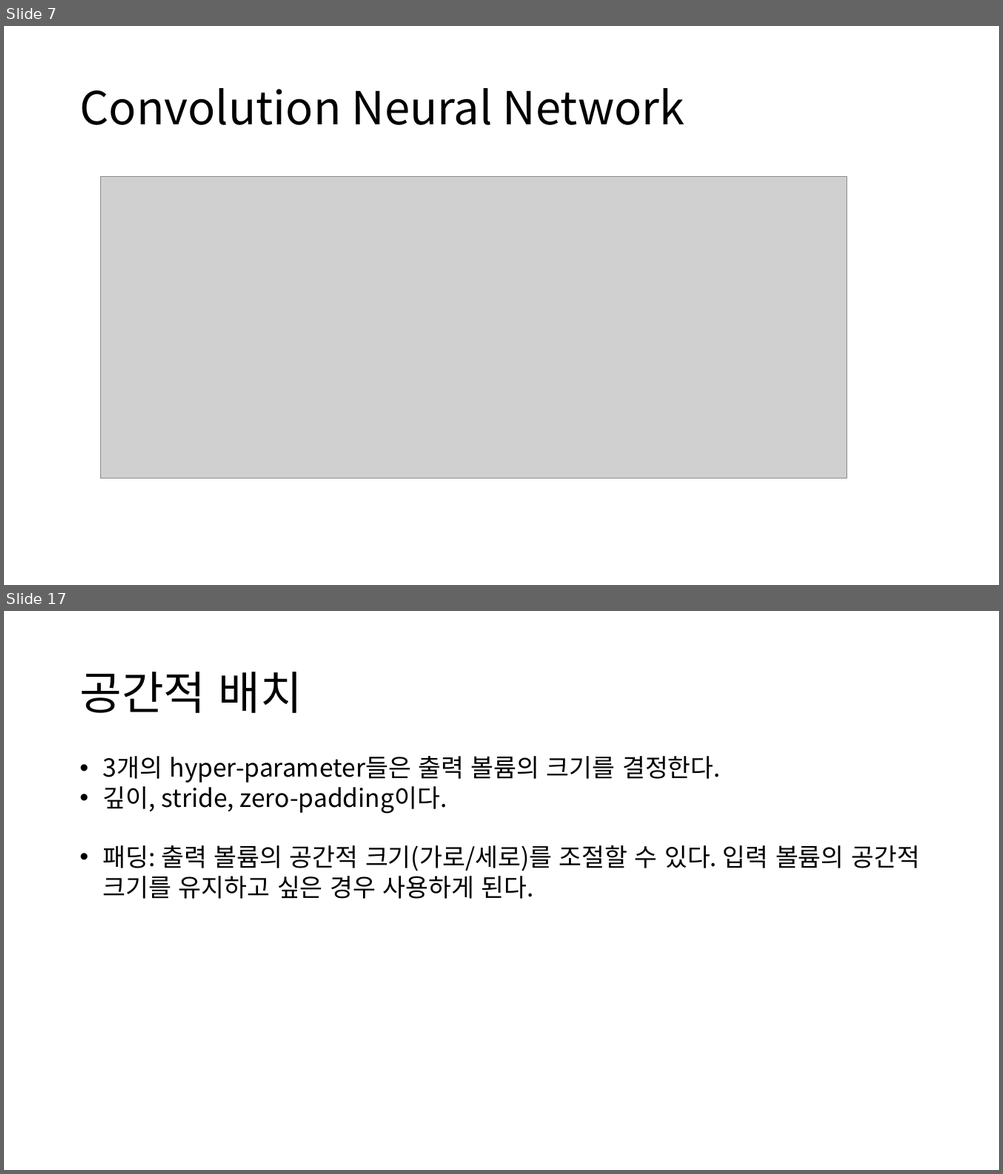
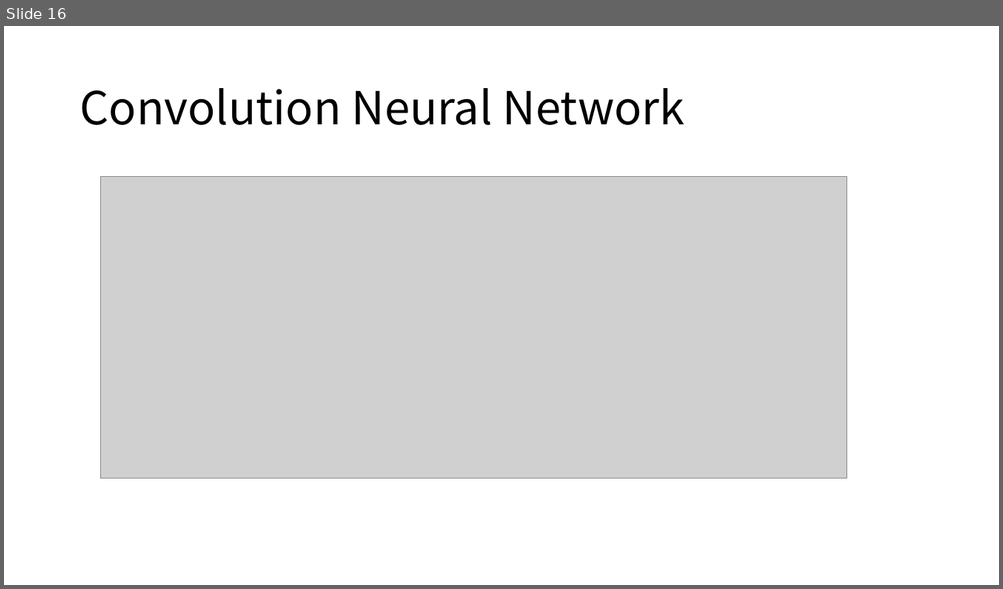
Before and after one commit to hahyeonsook/ai, a slide deck: lab/발표자료/reCNNs(2)_190723.pptx. Shown one above the other, each under a label of ours: slides 7 and 17 before the commit, slide 16 after it; the slides between them are not shown. The pictures are 1003x1174 and 1003x589 pixels, drawn with LibreOffice and Linux fonts; fonts in the diff are those of the drawing; grey boxes stand for pictures. Boxes give left, top, right and bottom in pixels: in the first picture for what was removed or moved away, otherwise in the second. Text is boxed around its words. In the diff, an @@ line names an element or a change of style, - is before the commit and + after.

```diff
--- a/lab/발표자료/reCNNs(2)_190723.pptx
+++ b/lab/발표자료/reCNNs(2)_190723.pptx
@@ slide 17 removed at box(4, 611, 999, 1170), background #FFFFFF @@
@@ title removed at box(79, 672, 302, 713) @@
-공간적 배치
@@ text removed at box(103, 756, 919, 899) @@
-• 3개의 hyper-parameter들은 출력 볼륨의 크기를 결정한다.
-• 깊이, stride, zero-padding이다.
-• 패딩: 출력 볼륨의 공간적 크기(가로/세로)를 조절할 수 있다. 입력 볼륨의 공간적 크기를 유지하고 싶은 경우 사용하게 된다.
@@ what was slide 7 is now slide 16 @@
```
Also in this commit, not shown: 2 slides changed, 18 slides added, 10 other slides removed, 1 other file.
